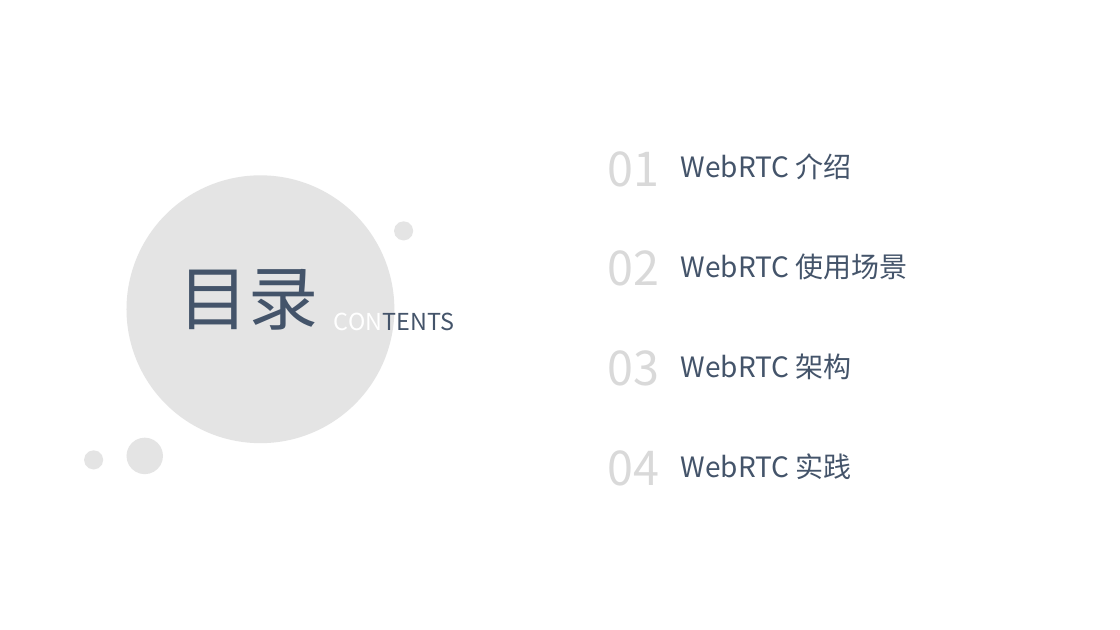
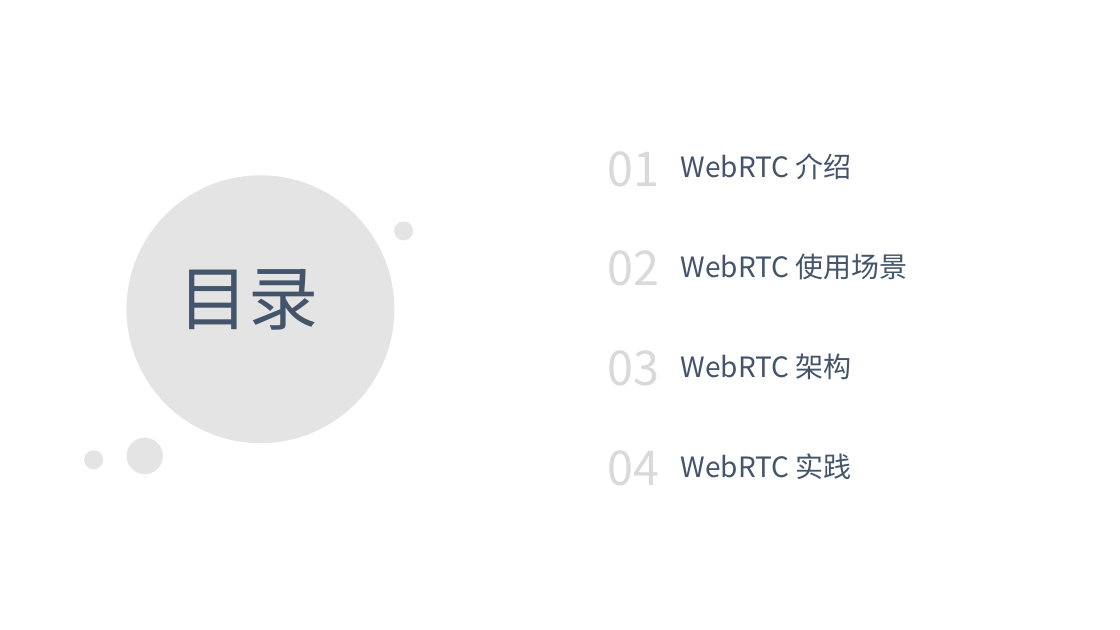
Before and after one commit to joeyer/lzjtest, a slide deck: slide 2 of 分享.pptx. Drawn at 1120x630 pixels with LibreOffice and Linux fonts; fonts in the diff are those of the drawing. Boxes give left, top, right and bottom in pixels: in the first picture for what was removed or moved away, otherwise in the second. Text is boxed around its words. In the diff, an @@ line names an element or a change of style, - is before the commit and + after.

```diff
--- a/分享.pptx
+++ b/分享.pptx
@@ text removed at (x1=334, y1=312, x2=454, y2=330) @@
-CONTENTS
```
Also in this commit, not shown: 4 other slides changed, 3 slides added.
